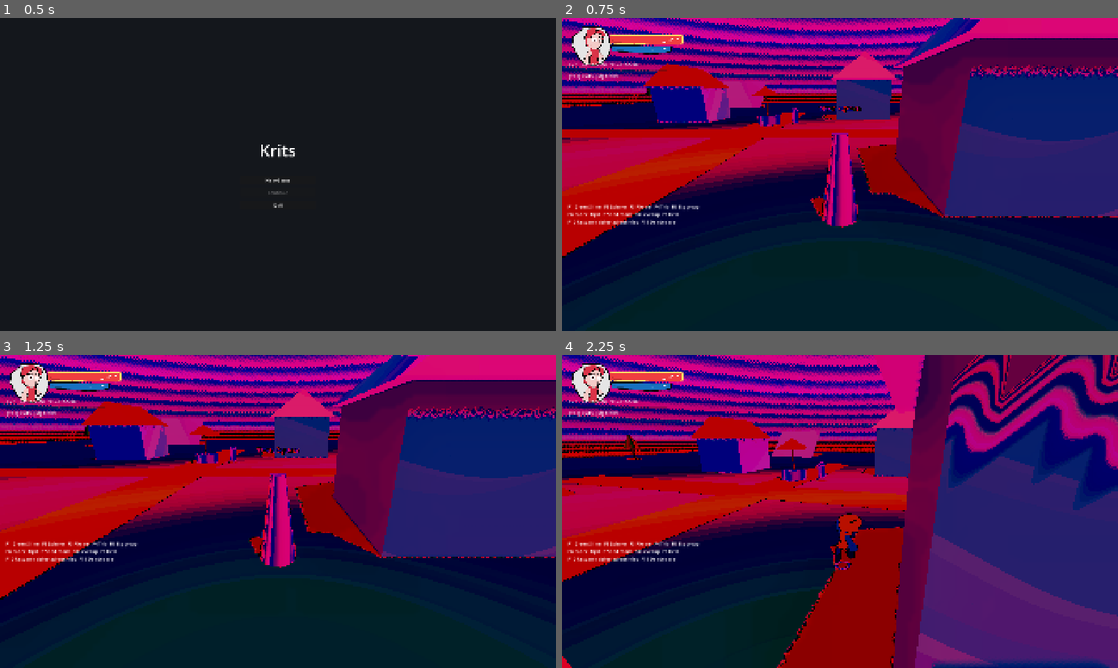
Above: before the commit, frames 1-4 (two rows, left to right).
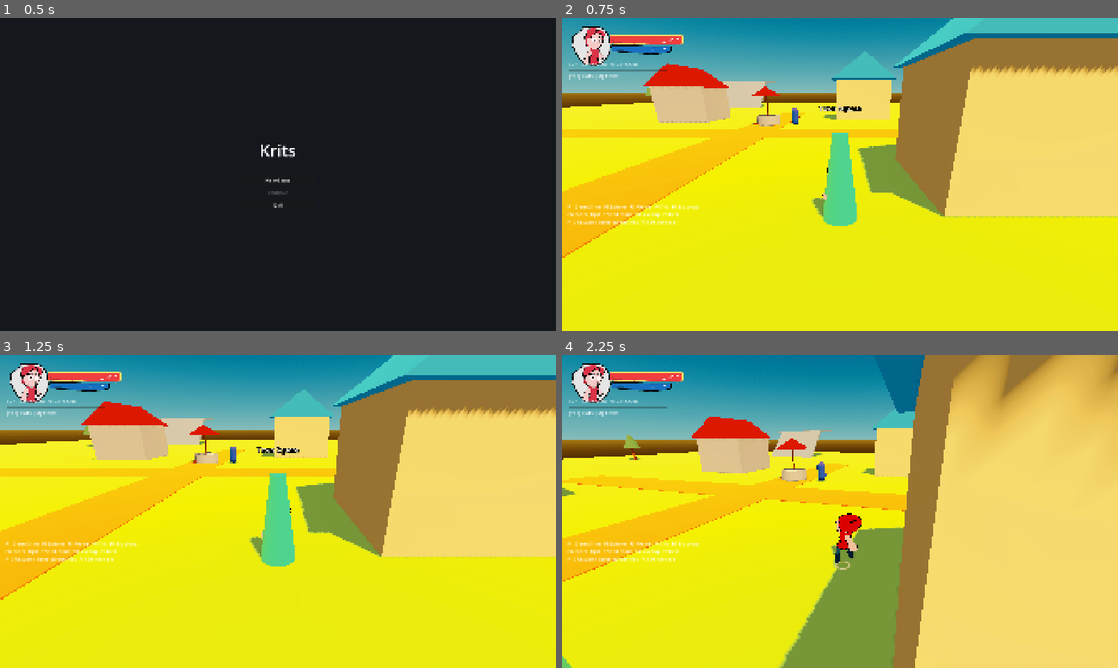
Above: after the commit, the same moments.

Repository: doggoanim/Krits
Game: Godot game, scene res://ui/main_menu.tscn
Same seed, same stepped clock (60 frames per second), same inputs: the game is played once before the commit and once after it.
Inputs (mouse positions are in pixels of both pictures, inside the frame that each line leads up to):
- Up to frame 1 (0.5 s): no input
- Up to frame 2 (0.75 s): click "New Game" at 0.5 s
- Up to frame 3 (1.25 s): no input
- Up to frame 4 (2.25 s): tap Enter at 1.25 s; move the mouse to (867, 511) at 1.27 s; hold Ctrl (crouch_pound) 1.28-2.03 s; hold W (move_forward) from 1.28 s (still down); tap Space (jump) at 1.52 s; move the mouse to (812, 511) at 2.02 s; tap E (interact) at 2.1 s

Frame 1 is identical in both runs. In frame 2, 99% of the frame differs, in the area x 0-100%, y 0-100%; in frame 3, 99%; in frame 4, 99%.

Commit message:
another lut

Diff:
--- a/world/grass_biome_lighting.tres
+++ b/world/grass_biome_lighting.tres
@@ -1,7 +1,7 @@
 [gd_resource type="Resource" script_class="EnvironmentConfig" format=3 uid="uid://cxq5uev4mffcc"]
 
 [ext_resource type="Script" uid="uid://d2qvr17ggn6bb" path="res://world/environment_config.gd" id="1_v032n"]
-[ext_resource type="Texture2D" path="res://assets/luts/sunset_lut.png" id="2_lut"]
+[ext_resource type="CompressedTexture3D" uid="uid://b7ywf065f6aoe" path="res://assets/luts/sunset_lut.png" id="2_lut"]
 
 [resource]
 script = ExtResource("1_v032n")
Not shown, changed: assets/luts/sunset_lut.png.import
Not shown: 1 places in world/hometown.tscn that only renumber resources
Not shown, added: assets/luts/Colorify CL Arri LUT.cube
